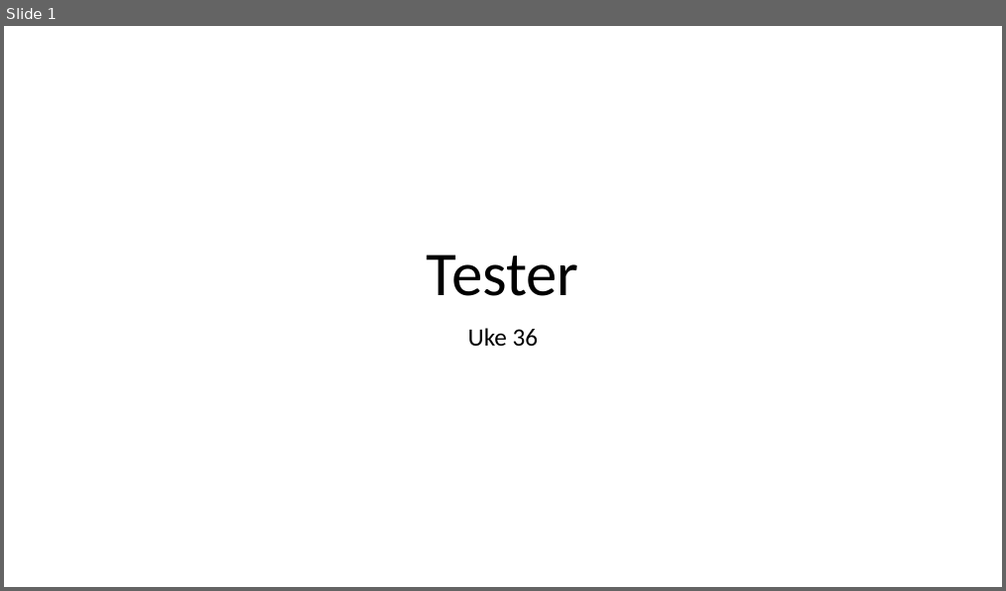
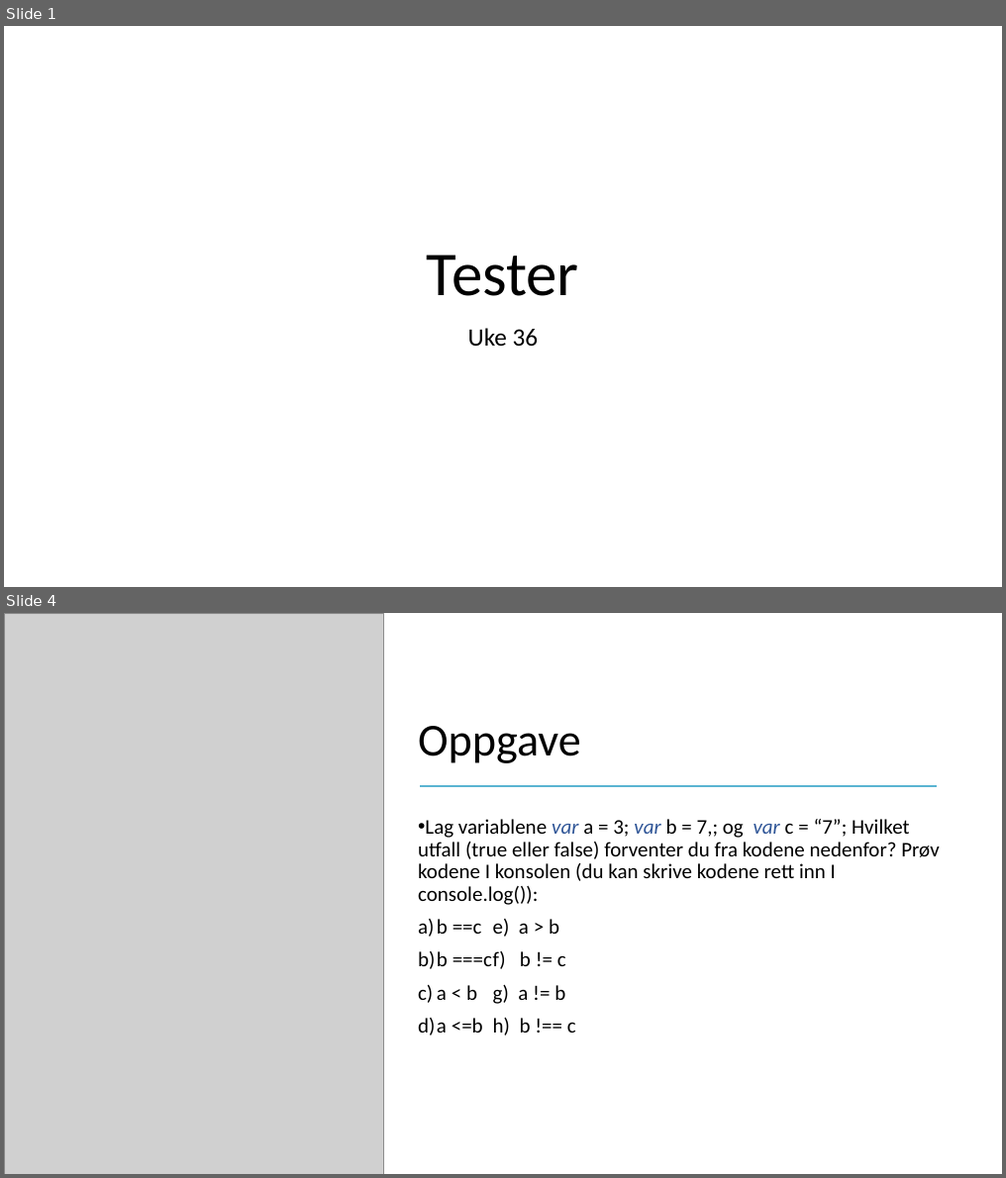
Before and after one commit to AizanM/IT2, a slide deck: Uke 36/Uke 36.pptx. Shown one above the other, each under a label of ours: slide 1 before the commit, slides 1 and 4 after it; the slides between them are not shown. The pictures are 1006x591 and 1006x1178 pixels, drawn with LibreOffice and Linux fonts; fonts in the diff are those of the drawing; grey boxes stand for pictures. Boxes give left, top, right and bottom in pixels: in the first picture for what was removed or moved away, otherwise in the second. Text is boxed around its words. In the diff, an @@ line names an element or a change of style, - is before the commit and + after.

```diff
--- a/Uke 36/Uke 36.pptx
+++ b/Uke 36/Uke 36.pptx
@@ slide 4 added at <box>4,613,1002,1174</box>, background #FFFFFF @@
@@ picture added at <box>4,613,383,1174</box> @@
@@ title added at <box>418,726,581,763</box>, 44 pt, text #000000 @@
+Oppgave
@@ line added from (420, 786) to (937, 786), #5AB4D2 1.5 pt @@
@@ text added at <box>418,819,939,1036</box>, 20 pt, text #000000 @@
+• Lag variablene var a = 3; var b = 7,; og var c = “7”; Hvilket utfall (true eller false) forventer du fra kodene nedenfor? Prøv kodene I konsolen (du kan skrive kodene rett inn I console.log()):
+a) b ==c e) a > b
+b) b ===c f) b != c
+c) a < b g) a != b
+d) a <=b h) b !== c
```
Also in this commit, not shown: 4 slides changed, 3 other slides added, 1 slide removed, 1 other file.
